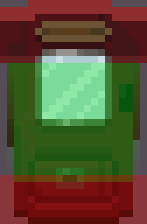
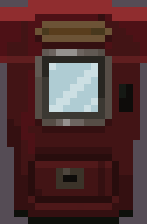
Before/after of a w=147, h=224 layered artwork. What changed in the layer stack:
hid "Collider" over box(0, 175, 147, 224)
hid "Hotspot" over box(7, 63, 140, 182)
painted on "VendingMachineGlass.png" over box(42, 56, 105, 119)
